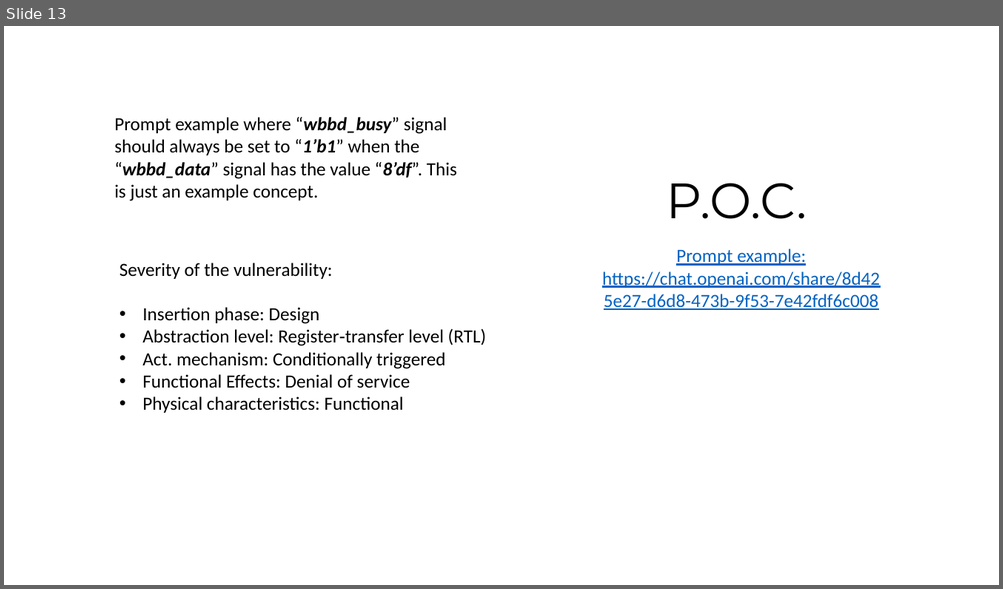
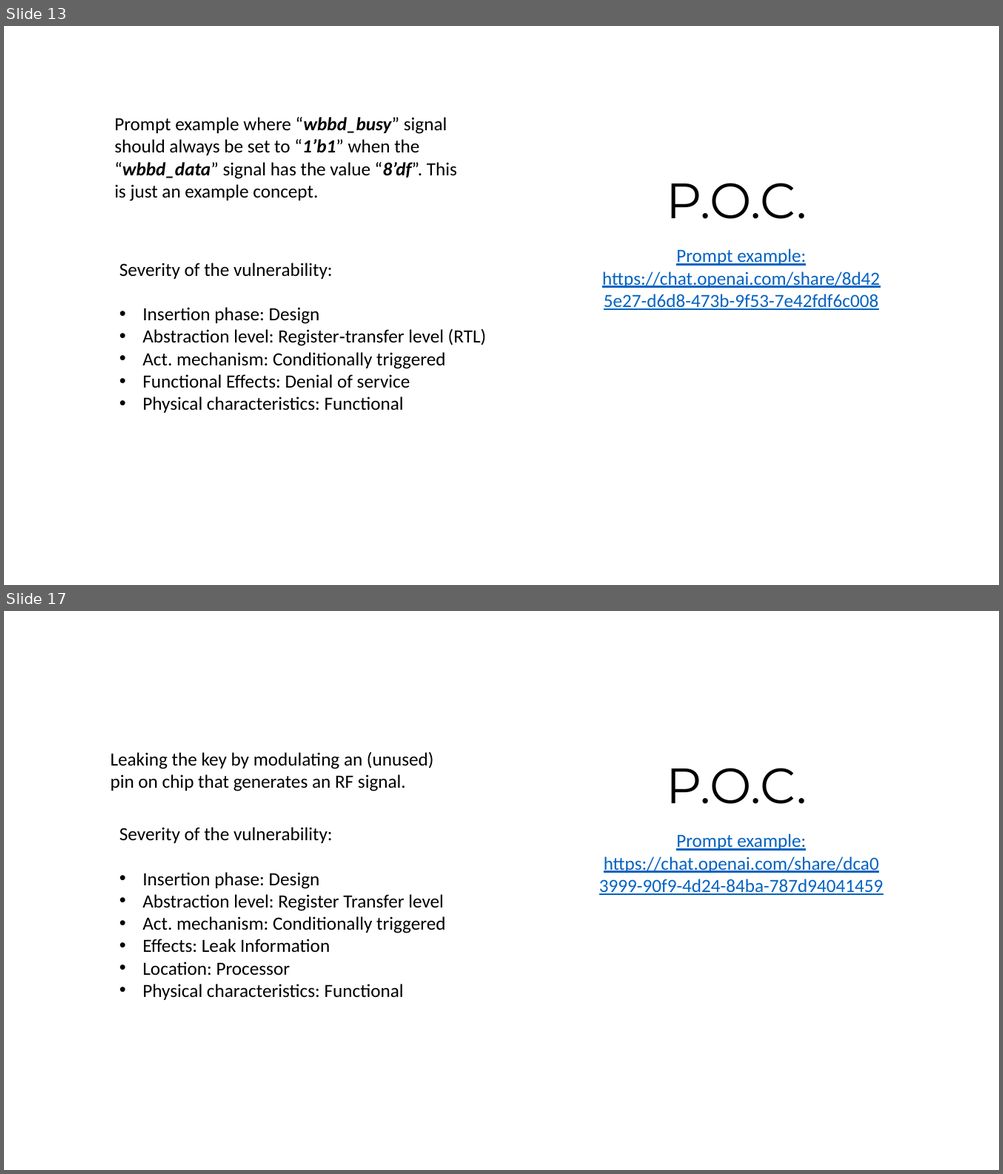
Before and after one commit to Lefteris-B/SystemsGenesis_wishbone_hw_trojan, a slide deck: presentation/CSAW_2023_first_stage.pptx. Shown one above the other, each under a label of ours: slide 13 before the commit, slides 13 and 17 after it; the slides between them are not shown. The pictures are 1003x589 and 1003x1174 pixels, drawn with LibreOffice and Linux fonts; fonts in the diff are those of the drawing. Boxes give left, top, right and bottom in pixels: in the first picture for what was removed or moved away, otherwise in the second. Text is boxed around its words. In the diff, an @@ line names an element or a change of style, - is before the commit and + after.

```diff
--- a/presentation/CSAW_2023_first_stage.pptx
+++ b/presentation/CSAW_2023_first_stage.pptx
@@ slide 17 added at box(4, 611, 999, 1170), background #FFFFFF @@
@@ text added at box(111, 752, 433, 792), 18 pt, text #000000 @@
+Leaking the key by modulating an (unused) pin on chip that generates an RF signal.
@@ text added at box(666, 768, 807, 804), 48 pt, text #000000 @@
+P.O.C.
@@ text added at box(119, 827, 445, 1000), 18 pt, text #000000 @@
+Severity of the vulnerability:
+• Insertion phase: Design
+• Abstraction level: Register Transfer level
+• Act. mechanism: Conditionally triggered
+• Effects: Leak Information
+• Location: Processor
+• Physical characteristics: Functional
@@ text added at box(599, 834, 883, 895), 18 pt, text #0563C1, underline @@
+Prompt example: https://chat.openai.com/share/dca03999-90f9-4d24-84ba-787d94041459
```
Also in this commit, not shown: 5 slides changed, 2 other slides added, 4 slides removed, 1 other file.
